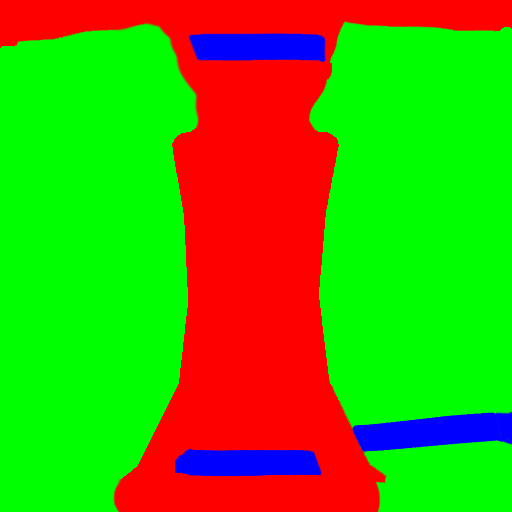
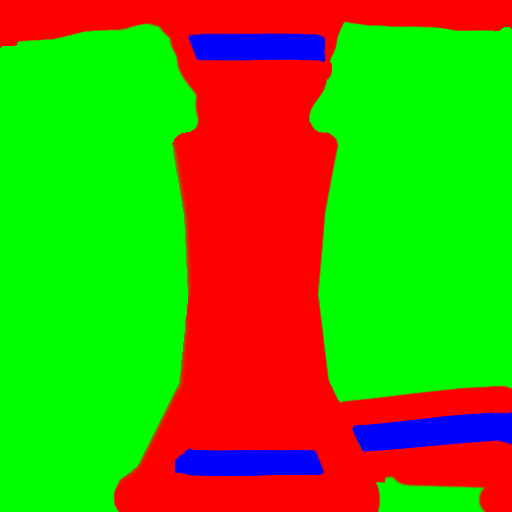
Revision of a layered w=512, h=512 image; what changed, layer by layer:
painted on "Blue" over bbox(187, 35, 512, 476)
painted on "Red", masked it over bbox(119, 35, 512, 512)
